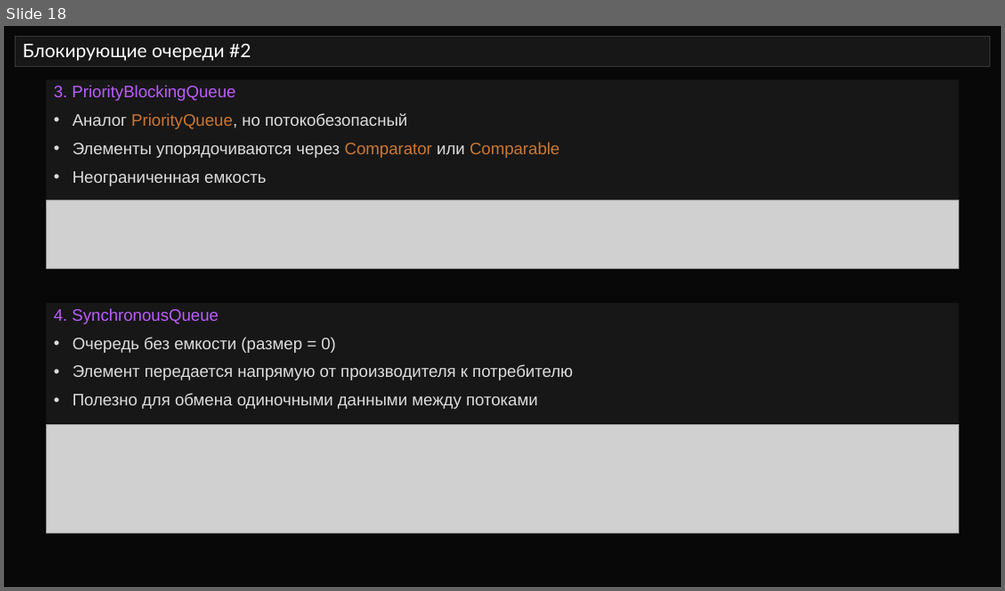
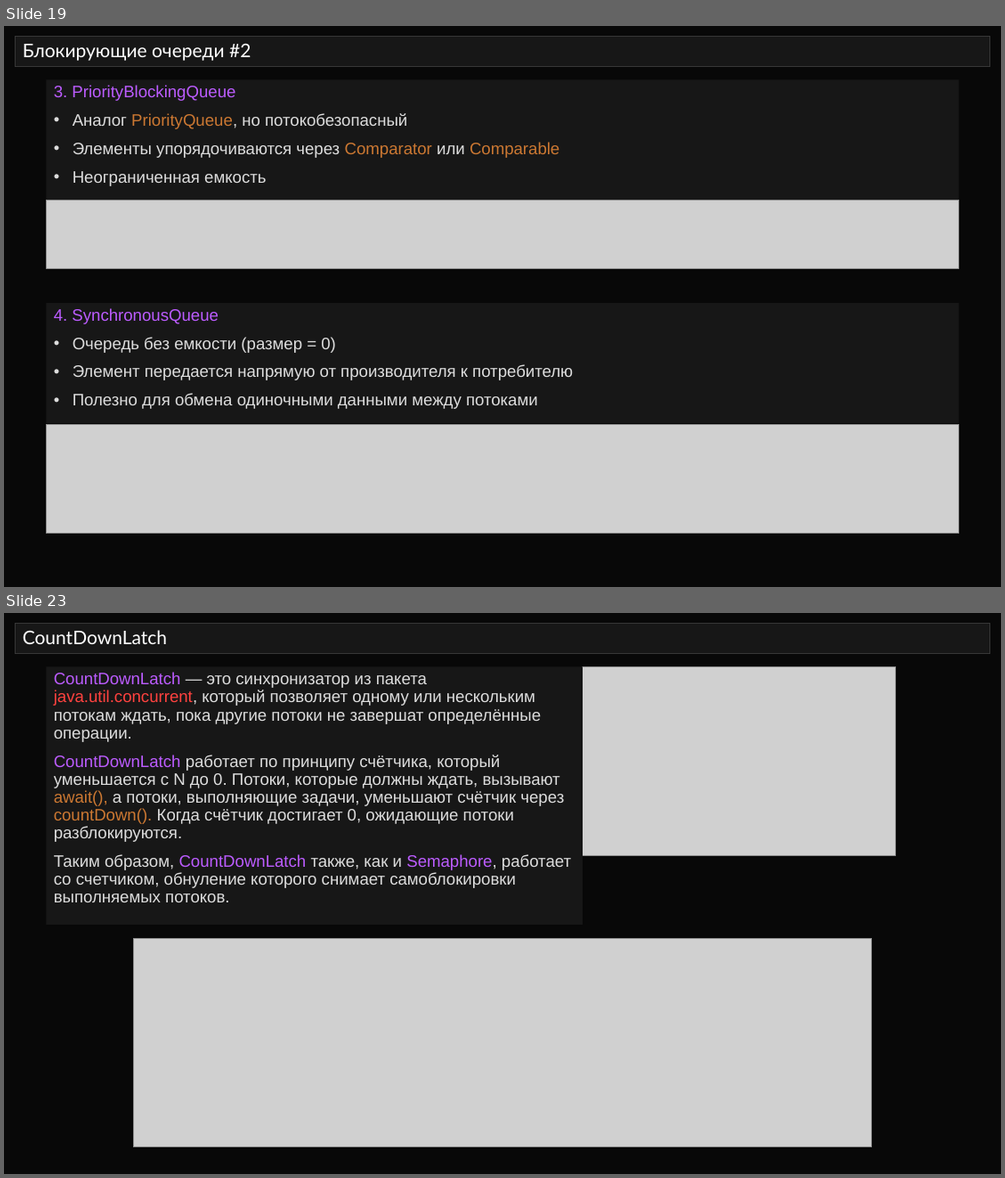
Before and after one commit to semusv/SIB_Concurrent, a slide deck: Concurrent_v1.pptx. Shown one above the other, each under a label of ours: slide 18 before the commit, slides 19 and 23 after it; the slides between them are not shown. The pictures are 1005x591 and 1005x1178 pixels, drawn with LibreOffice and Linux fonts; fonts in the diff are those of the drawing; grey boxes stand for pictures. Boxes give left, top, right and bottom in pixels: in the first picture for what was removed or moved away, otherwise in the second. Text is boxed around its words. In the diff, an @@ line names an element or a change of style, - is before the commit and + after.

Commit message:
очереди + начал синхронизаторы

```diff
--- a/Concurrent_v1.pptx
+++ b/Concurrent_v1.pptx
@@ slide 23 added at box(4, 613, 1001, 1174), background #080808 @@
@@ title added at box(16, 624, 990, 653), fill #171717, outline #373737 0.75 pt, 18 pt, text #FFFFFF @@
+CountDownLatch
@@ rectangle added at box(46, 666, 582, 925), fill #171717, 16 pt, text #DDDDDD @@
+CountDownLatch — это синхронизатор из пакета java.util.concurrent, который позволяет одному или нескольким потокам ждать, пока другие потоки не завершат определённые операции.
+CountDownLatch работает по принципу счётчика, который уменьшается с N до 0. Потоки, которые должны ждать, вызывают await(), а потоки, выполняющие задачи, уменьшают счётчик через countDown(). Когда счётчик достигает 0, ожидающие потоки разблокируются.
+Таким образом, CountDownLatch также, как и Semaphore, работает со счетчиком, обнуление которого снимает самоблокировки выполняемых потоков.
@@ picture added at box(582, 666, 896, 855) @@
@@ picture added at box(133, 938, 872, 1147) @@
@@ what was slide 18 is now slide 19 @@
```
Also in this commit, not shown: 2 slides changed, 6 other slides added, 33 slides removed, 6 other files.
